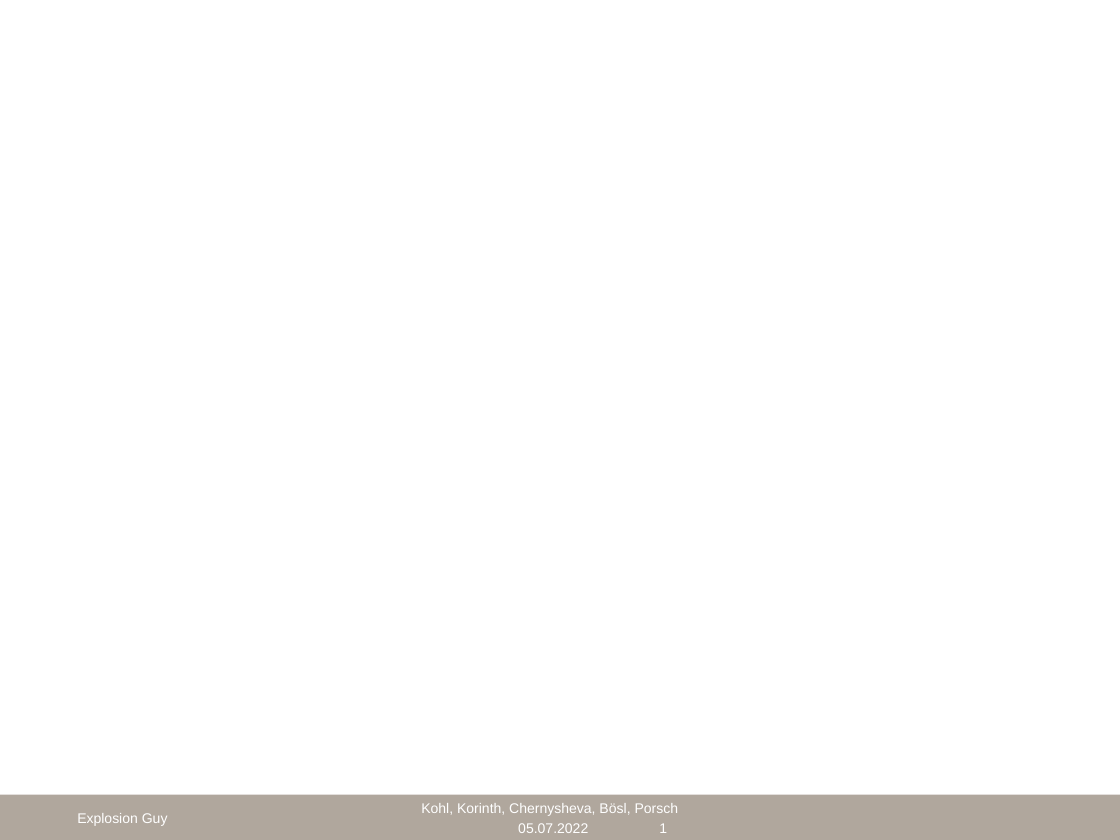
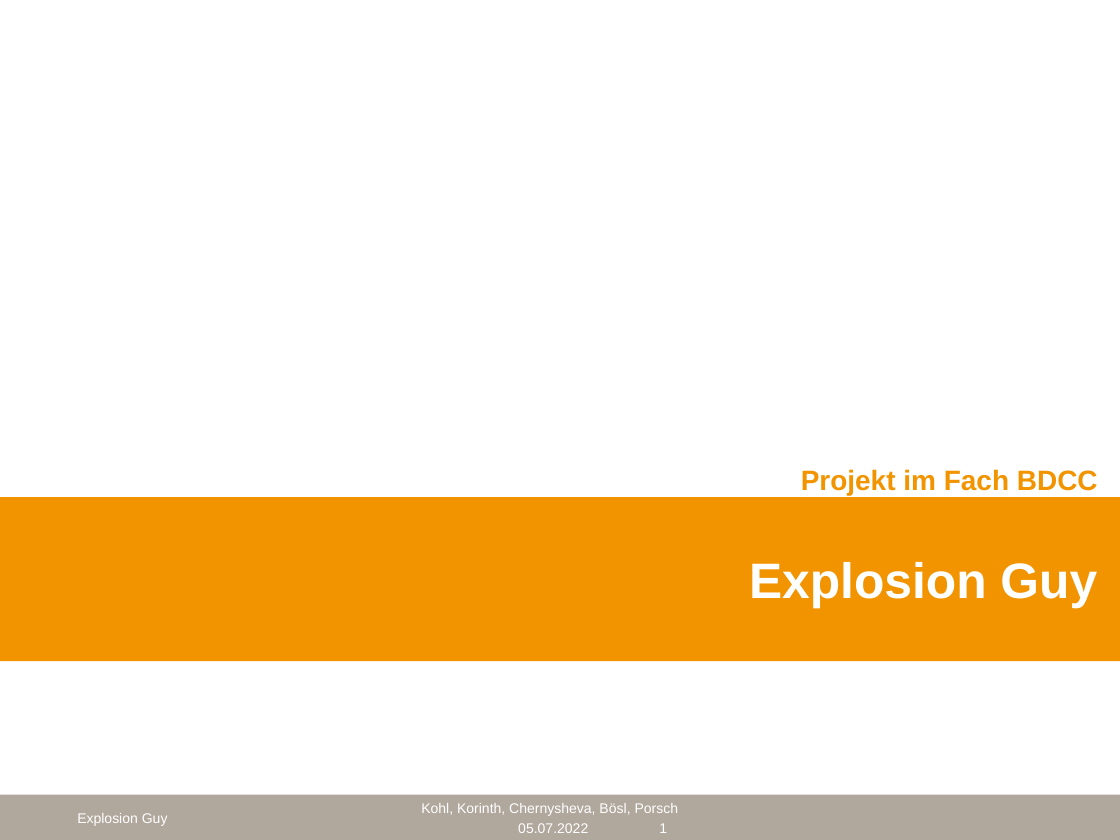
Before and after one commit to cyberlytics/ExplosionGuy, a slide deck: slide 1 of doc/Präsentation/Abschlussprasentation.pptx. Drawn at 1120x840 pixels with LibreOffice and Linux fonts; fonts in the diff are those of the drawing; background and template pictures are left out. Boxes give left, top, right and bottom in pixels: in the first picture for what was removed or moved away, otherwise in the second. Text is boxed around its words. In the diff, an @@ line names an element or a change of style, - is before the commit and + after.

```diff
--- a/doc/Präsentation/Abschlussprasentation.pptx
+++ b/doc/Präsentation/Abschlussprasentation.pptx
@@ text added at [801, 469, 1098, 496], 18 pt, text #F29400, bold @@
+Projekt im Fach BDCC
@@ title added at [0, 497, 1120, 662], fill #F29400, 32 pt, text #FFFFFF, bold @@
+Explosion Guy
```
Also in this commit, not shown: 4 slides added, 5 slides removed.
